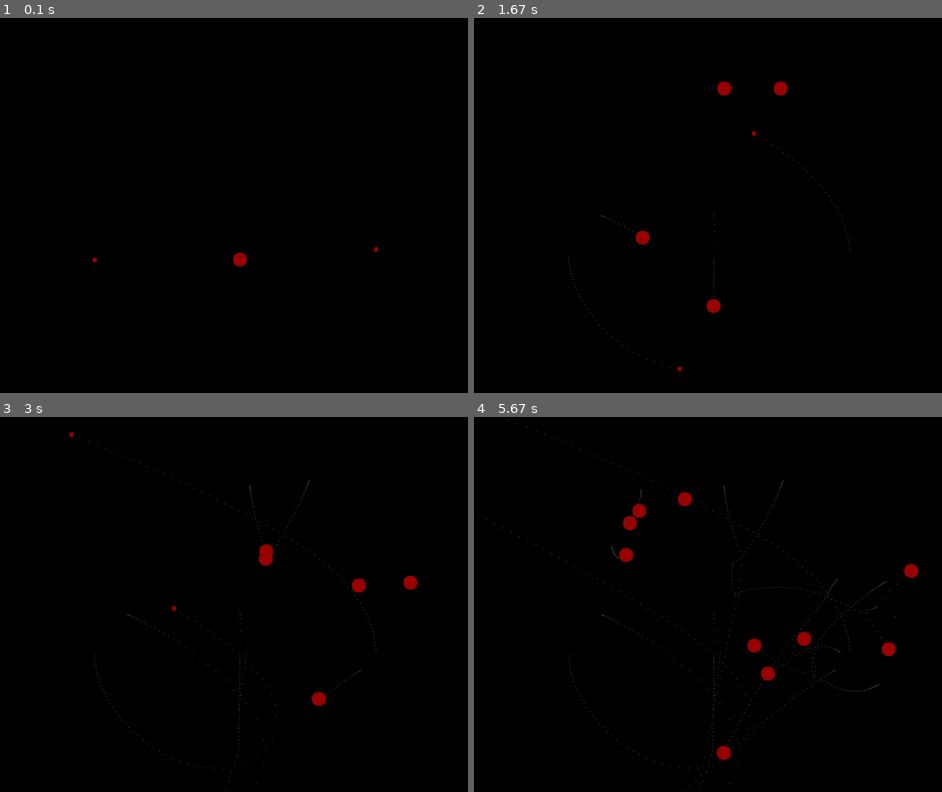
Above: before the commit, frames 1-4 (two rows, left to right).
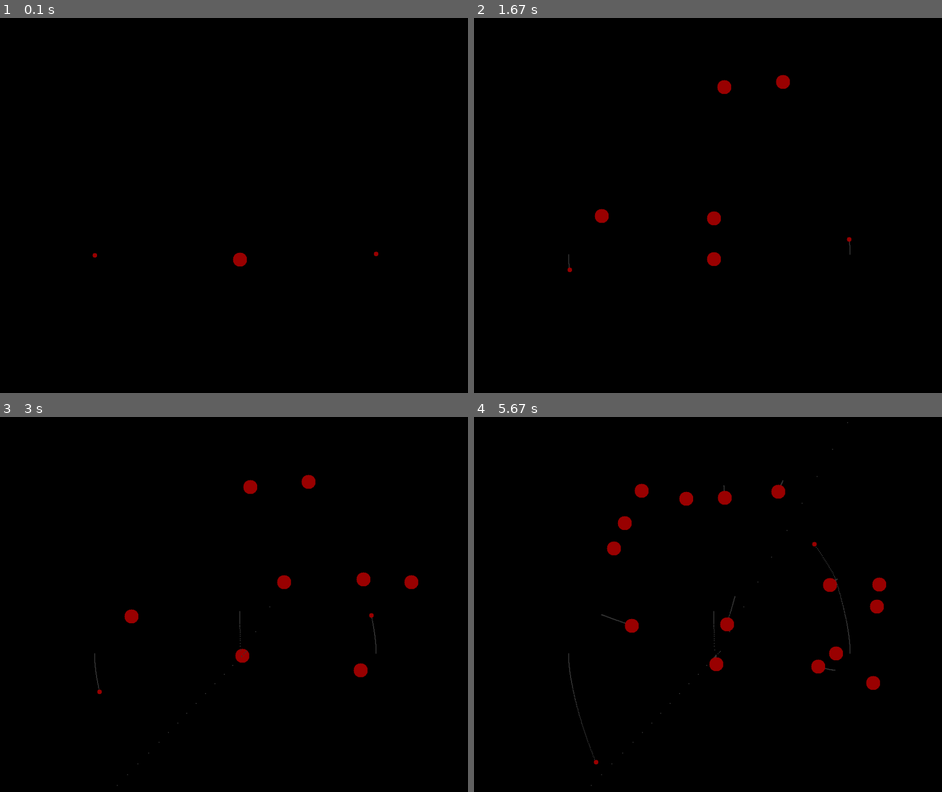
Above: after the commit, the same moments.

Repository: ggrainger34/PygameGravitySimulator
Game: pygame game, started from gravityEngine.py
Two runs of this game, one before a commit and one after it. Both use one fixed random seed, a clock stepped at 60 frames per second and the inputs below.
Inputs (mouse positions are in pixels of both pictures, inside the frame that each line leads up to):
- Up to frame 1 (0.1 s): no input
- Up to frame 2 (1.67 s): click (708, 205) at 0.4 s; click (595, 209) at 0.73 s; click (778, 74) at 1.07 s; click (717, 78) at 1.4 s
- Up to frame 3 (3 s): click (238, 645) at 1.73 s; click (355, 664) at 2.07 s; click (355, 570) at 2.4 s; click (402, 574) at 2.73 s
- Up to frame 4 (5.67 s): click (871, 675) at 3.07 s; click (726, 589) at 3.4 s; click (605, 537) at 3.73 s; click (834, 645) at 4.07 s; click (633, 484) at 4.4 s; click (871, 600) at 4.73 s; click (619, 514) at 5.07 s; click (679, 492) at 5.4 s

The runs differ from the first frame. In frame 1, less than 0.1% of the frame differs, in the area x 19-81%, y 60-66%; in frame 2, 0.7%; in frame 3, 1.2%; in frame 4, 2.5%, in the area x 0-95%, y 0-100%.

Commit message:
Update gravityEngine.py

Diff:
--- a/gravityEngine.py
+++ b/gravityEngine.py
@@ -76,8 +76,8 @@
             resultantForceY += singleForceY
 
             #As F=m_1a and F=G*m_1*m_2 / r^2. We can cut m_1 from the equation. Hence F=a
-            accelerationX = resultantForceX * eulerTimeStep
-            accelerationY = resultantForceY * eulerTimeStep
+            accelerationX = resultantForceX
+            accelerationY = resultantForceY
 
             #Update position and velocity after calculating acceleration
             self.updateVelocity(accelerationX, accelerationY)
@@ -99,12 +99,12 @@
         screen.blit(self.bodyImage, (self.posX, self.posY))
 
     def updateVelocity(self, accelerationX, accelerationY):
-        self.velX += accelerationX
-        self.velY += accelerationY
+        self.velX += accelerationX * eulerTimeStep
+        self.velY += accelerationY * eulerTimeStep
 
     def updatePosition(self):
-        self.posX += self.velX
-        self.posY += self.velY
+        self.posX += self.velX * eulerTimeStep
+        self.posY += self.velY * eulerTimeStep
 
 def makeNewBody():
     mousePos = pygame.mouse.get_pos()
@@ -122,8 +122,8 @@
 currentTime = perf_counter()
 
 Body(500, 500, 0, 0, 30000, 30, 'Object.png')
-Body(200, 500, 0, 2, 10, 10, 'Object.png')
-Body(800, 500, 0, -2, 10, 10, 'Object.png')
+Body(200, 500, 0, 20, 10, 10, 'Object.png')
+Body(800, 500, 0, -20, 10, 10, 'Object.png')
 
 #Keep running the simulation until the user decides to quit
 while True:
